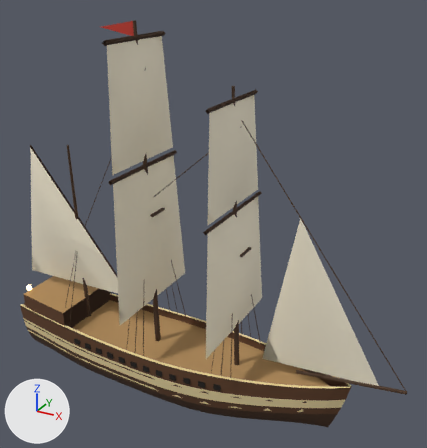
Before and after pictures for a commit that changed the glTF model public/models/ships/pinnace.glb.
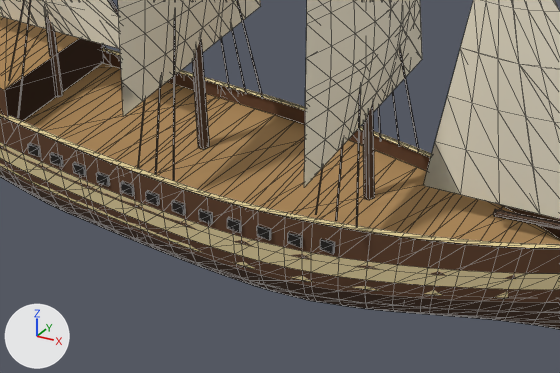
The first picture shows the older version from a camera (50 mm lens) standing at (23.3, -35.1, 31.7) and looking at (3.4, 1.2, 13.5). The close-ups show the older and then the newer version on the part from 14% to 77% of the width and 60% to 100% of the height of that picture. Only the edits that show in the close-ups are written down. The axes (+X, +Y, +Z) are drawn at lower left. The lights are the same throughout. The close-ups show mesh edges as thin lines. Where no turn or scale is listed for an object, it has been applied to the vertices. Vertices at exactly the same position are counted once.

The older version as bpy lines, for what is in view:
```python
me_lod0_body = bpy.data.meshes.new('LOD0_Body')
me_lod0_body.from_pydata(...)  # 1153 vertices, 1755 faces; spans x -14.6..19.3, y -3.7..3.7, z -2.4..28.1
me_lod0_body.materials.append(mat_pinnace_atlas_mat)  # picture img_pinnace_atlas
me_lod0_m2_aftsail = bpy.data.meshes.new('LOD0_m2_AftSail')
me_lod0_m2_aftsail.from_pydata(...)  # 86 vertices, 136 faces; spans x -6.53..5.02, y -0.84..0.1, z 3.01..15.45
me_lod0_m2_aftsail.materials.append(mat_pinnace_atlas_mat)  # picture img_pinnace_atlas
me_lod1_body = bpy.data.meshes.new('LOD1_Body')
me_lod1_body.from_pydata(...)  # 248 vertices, 394 faces; spans x -14.6..19.2, y -3.6..3.6, z -2.4..28.1
me_lod1_body.materials.append(mat_pinnace_atlas_mat)  # picture img_pinnace_atlas
ob_lod0_body = bpy.data.objects.new('LOD0_Body', me_lod0_body)
ob_lod0_body.location = (0.0, 0.0, 0.0)
ob_lod0_m2_aftsail = bpy.data.objects.new('LOD0_m2_AftSail', me_lod0_m2_aftsail)
ob_lod0_m2_aftsail.location = (-8.96, 0.0, 2.25)
ob_lod1_body = bpy.data.objects.new('LOD1_Body', me_lod1_body)
ob_lod1_body.location = (0.0, 0.0, 0.0)
# also in view: 'LOD2_Body' at (2.3, 0.0, 12.9); 'LOD1_m2_AftSail' at (-9.7, -0.3, 11.5); 'LOD1_m1_SquareSail' at (-1.6, 0.0, 16.7); 'LOD0_m1_SquareSail' at (-1.5, 0.0, 16.7); 'LOD1_m0_SquareSail' at (6.0, 0.0, 14.7)
```
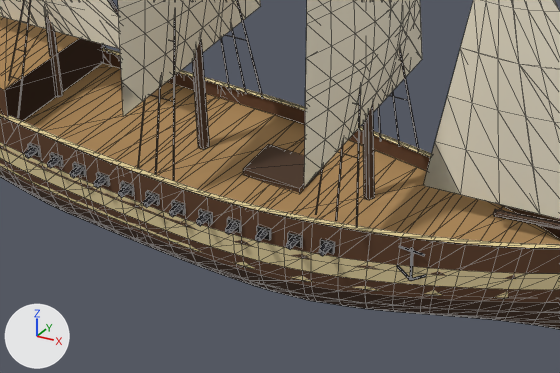
The change, as a diff of the scene's bpy script:
```diff
--- a/public/models/ships/pinnace.glb.py
+++ b/public/models/ships/pinnace.glb.py
@@ me_lod0_body @@
-me_lod0_body.from_pydata(...)  # 1153 vertices, 1755 faces; spans x -14.6..19.3, y -3.7..3.7, z -2.4..28.1
+me_lod0_body.from_pydata(...)  # 1769 vertices, 2591 faces; spans x -14.6..19.3, y -4.0..4.0, z -2.4..28.1
+# me_lod0_body part 1: a new loose piece, a 5-sided cut cone along y (radius 0.14 at the low end, 0.16 at the high end) spanning x -7.59..-7.29, y -3.83..-3.38, z 1.81..2.13, in mat_pinnace_atlas_mat (picture img_pinnace_atlas)
+# me_lod0_body part 2: a new loose piece, a 5-sided cut cone along y (radius 0.14 at the low end, 0.16 at the high end) spanning x -6.38..-6.08, y -3.89..-3.44, z 1.79..2.1, in mat_pinnace_atlas_mat (picture img_pinnace_atlas)
+# me_lod0_body part 3: a new loose piece, a 5-sided cut cone along y (radius 0.14 at the low end, 0.16 at the high end) spanning x -5.17..-4.87, y -3.94..-3.49, z 1.76..2.08, in mat_pinnace_atlas_mat (picture img_pinnace_atlas)
+# me_lod0_body part 4: a new loose piece, a 5-sided cut cone along y (radius 0.14 at the low end, 0.17 at the high end) spanning x -3.96..-3.66, y -3.99..-3.54, z 1.75..2.06, in mat_pinnace_atlas_mat (picture img_pinnace_atlas)
+# me_lod0_body part 5: a new loose piece, a 5-sided cut cone along y (radius 0.14 at the low end, 0.16 at the high end) spanning x -2.74..-2.44, y -4.01..-3.56, z 1.74..2.06, in mat_pinnace_atlas_mat (picture img_pinnace_atlas)
+# me_lod0_body part 6: a new loose piece, a 5-sided cut cone along y (radius 0.14 at the low end, 0.17 at the high end) spanning x -1.53..-1.23, y -4.03..-3.58, z 1.74..2.06, in mat_pinnace_atlas_mat (picture img_pinnace_atlas)
+# me_lod0_body part 7: a new loose piece, a 5-sided cut cone along y (radius 0.14 at the low end, 0.17 at the high end) spanning x -0.31..-0.01, y -4.04..-3.59, z 1.75..2.07, in mat_pinnace_atlas_mat (picture img_pinnace_atlas)
+# me_lod0_body part 8: a new loose piece, a 5-sided cut cone along y (radius 0.14 at the low end, 0.16 at the high end) spanning x 0.91..1.21, y -4.02..-3.57, z 1.77..2.08, in mat_pinnace_atlas_mat (picture img_pinnace_atlas)
+# me_lod0_body part 9: a new loose piece, a 5-sided cut cone along y (radius 0.14 at the low end, 0.16 at the high end) spanning x 2.14..2.44, y -3.94..-3.49, z 1.79..2.11, in mat_pinnace_atlas_mat (picture img_pinnace_atlas)
+# me_lod0_body part 10: a new loose piece, a 5-sided cut cone along y (radius 0.14 at the low end, 0.17 at the high end) spanning x 3.37..3.67, y -3.82..-3.37, z 1.83..2.14, in mat_pinnace_atlas_mat (picture img_pinnace_atlas)
+# me_lod0_body part 11: a new loose piece, a 5-sided cut cone along y (radius 0.14 at the low end, 0.16 at the high end) spanning x 4.61..4.91, y -3.66..-3.21, z 1.87..2.19, in mat_pinnace_atlas_mat (picture img_pinnace_atlas)
+# me_lod0_body part 12: a new loose piece, a 5-sided cut cone along y (radius 0.14 at the low end, 0.16 at the high end) spanning x 5.85..6.15, y -3.47..-3.02, z 1.93..2.24, in mat_pinnace_atlas_mat (picture img_pinnace_atlas)
+# me_lod0_body part 13: a new loose piece, a 5-sided cylinder along z spanning x 9.038..9.131, y -2.516..-2.427, z 1.402..2.802, in mat_pinnace_atlas_mat (picture img_pinnace_atlas)
+# me_lod0_body part 14: a new loose piece, a 5-sided cylinder along x spanning x 8.595..9.575, y -2.516..-2.436, z 2.648..2.723, in mat_pinnace_atlas_mat (picture img_pinnace_atlas)
+# me_lod0_body part 15: 40 vertices added at x 8.5..9.7, y -2.5..2.5, z 1.4..1.9
+# me_lod0_body part 16: 8 vertices added at x 1.1..3.7, y -1.0..1.0, z 2.2..2.5
+# other edits to the shape of me_lod0_body do not show in these pictures
 me_lod0_body.materials.append(mat_pinnace_atlas_mat)
```

Where the change shows, as pixel boxes (x1, y1, x2, y2) in the close-ups (560 x 373 px):
part 1 of me_lod0_body, added
    after: (25, 148, 37, 158)
part 2 of me_lod0_body, added
    after: (47, 157, 59, 168)
part 3 of me_lod0_body, added
    after: (70, 167, 82, 178)
part 4 of me_lod0_body, added
    after: (94, 177, 105, 188)
part 5 of me_lod0_body, added
    after: (118, 186, 130, 198)
part 6 of me_lod0_body, added
    after: (143, 196, 155, 207)
part 7 of me_lod0_body, added
    after: (169, 205, 181, 217)
part 8 of me_lod0_body, added
    after: (196, 214, 208, 226)
part 9 of me_lod0_body, added
    after: (225, 222, 237, 235)
part 10 of me_lod0_body, added
    after: (255, 230, 267, 242)
part 11 of me_lod0_body, added
    after: (286, 237, 298, 250)
part 12 of me_lod0_body, added
    after: (319, 244, 330, 256)
part 13 of me_lod0_body, added
    after: (410, 248, 413, 280)
part 14 of me_lod0_body, added
    after: (399, 246, 425, 256)
part 15 of me_lod0_body, added
    after: (396, 265, 426, 281)
part 16 of me_lod0_body, added (brown)
    after: (243, 144, 324, 193)
